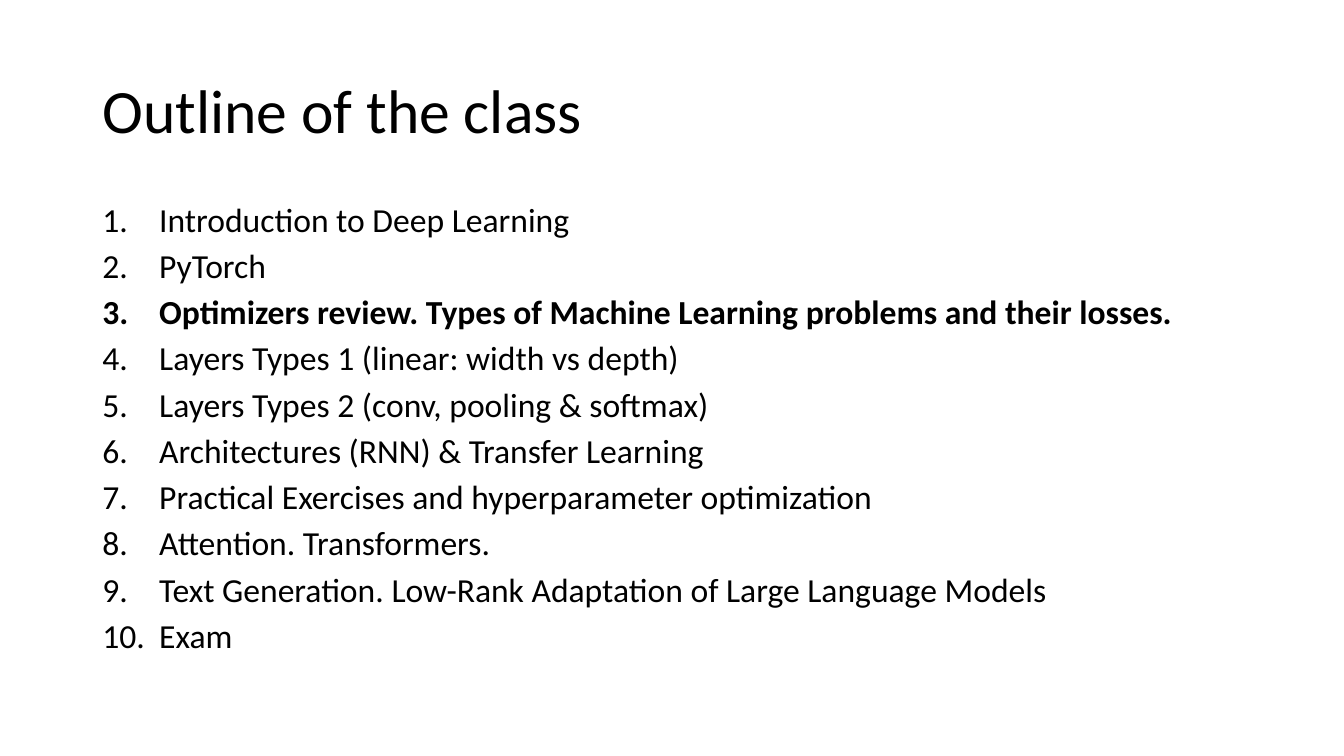
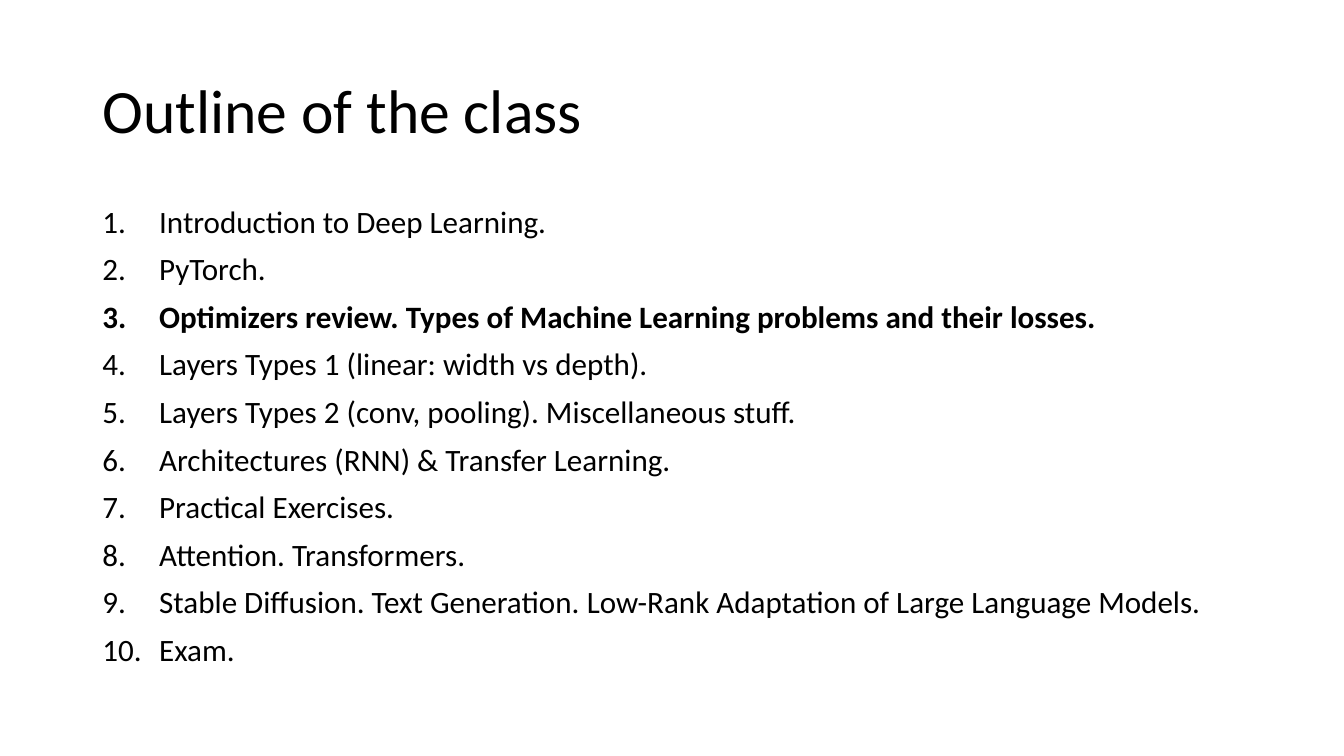
Before and after one commit to JasonMendoza2008/DL-NLP-2025-2026, a slide deck: slide 2 of Slides/Slides_3.pptx. Drawn at 1344x756 pixels with LibreOffice and Linux fonts; fonts in the diff are those of the drawing. Boxes give left, top, right and bottom in pixels: in the first picture for what was removed or moved away, otherwise in the second. Text is boxed around its words. In the diff, an @@ line names an element or a change of style, - is before the commit and + after.

Commit message:
Updated Outline of the class

```diff
--- a/Slides/Slides_3.pptx
+++ b/Slides/Slides_3.pptx
@@ text at [159,211,546,285]: text changed; size 24 to 22.2 pt @@
-1. Introduction to Deep Learning
-2. PyTorch
+1. Introduction to Deep Learning.
+2. PyTorch.
@@ text at [159,306,1095,567]: size 24 to 22.2 pt in "Optimizers review. Types of Machine Learning problems ...", "Attention. Transformers."; line spacing 0.8 to 0.9 @@
@@ text at [159,352,795,519]: text changed; size 24 to 22.2 pt @@
-4. Layers Types 1 (linear: width vs depth)
-5. Layers Types 2 (conv, pooling & softmax)
-6. Architectures (RNN) & Transfer Learning
-7. Practical Exercises and hyperparameter optimization
+4. Layers Types 1 (linear: width vs depth).
+5. Layers Types 2 (conv, pooling). Miscellaneous stuff.
+6. Architectures (RNN) & Transfer Learning.
+7. Practical Exercises.
@@ text at [159,591,1200,662]: text changed; size 24 to 22.2 pt @@
-9. Text Generation. Low-Rank Adaptation of Large Language Models
-10. Exam
+9. Stable Diffusion. Text Generation. Low-Rank Adaptation of Large Language Models.
+10. Exam.
```
Also in this commit, not shown: 1 other file.
